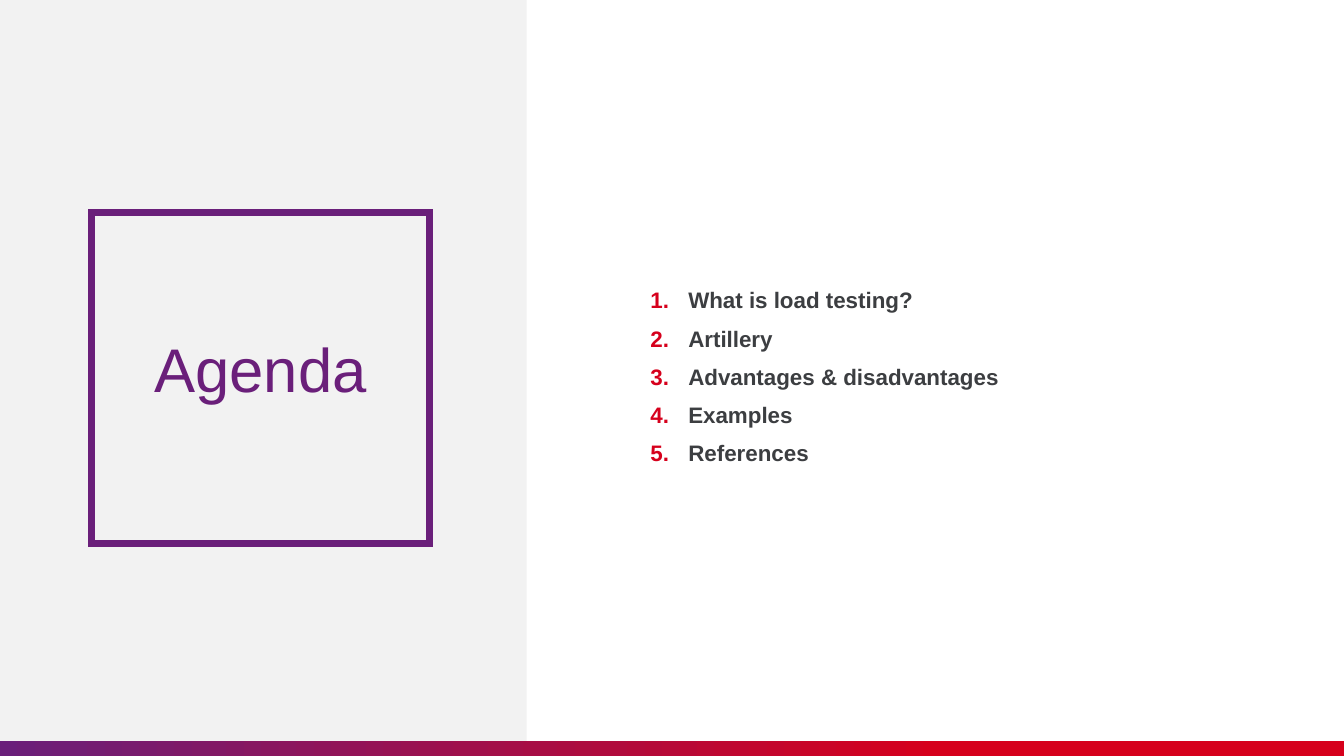
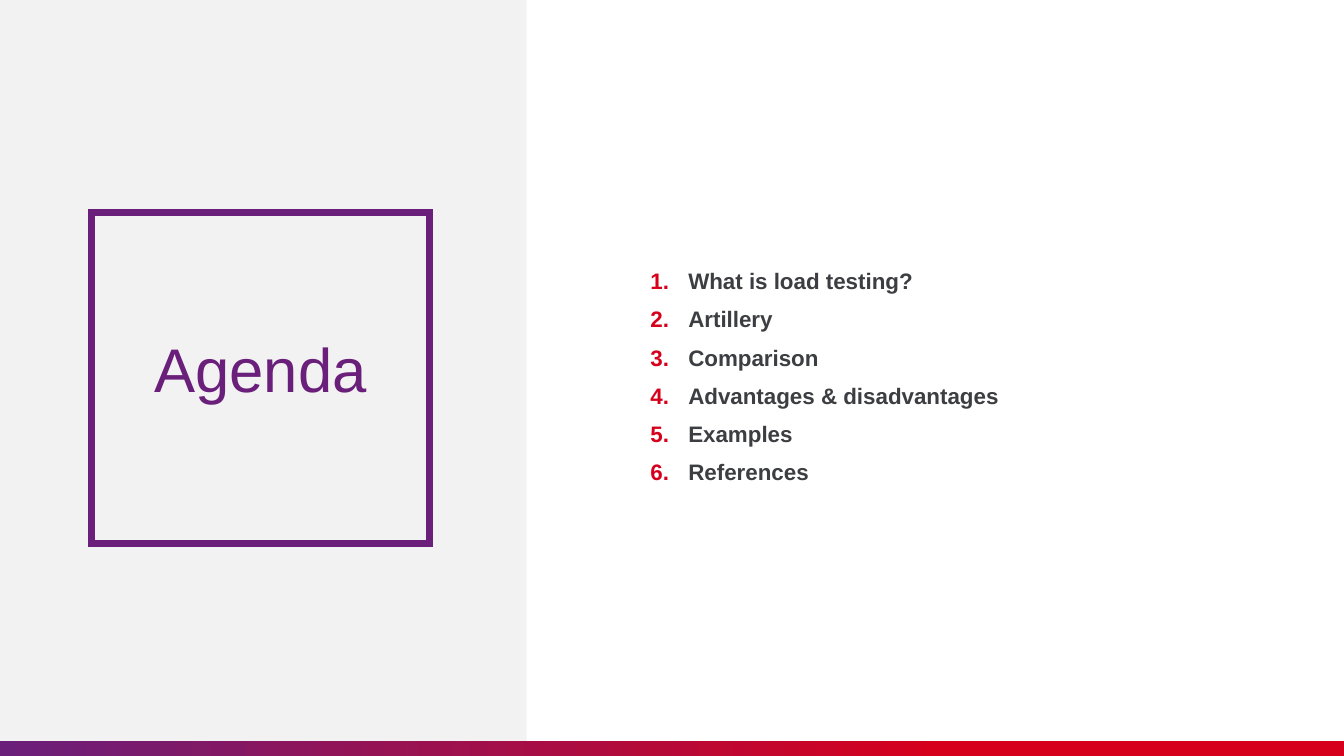
Before and after one commit to nashtech-garage/nodejs-vite-js_load_test, a slide deck: slide 2 of artillery/slide/NT_Artillery.pptx. Drawn at 1344x756 pixels with LibreOffice and Linux fonts; fonts in the diff are those of the drawing. Boxes give left, top, right and bottom in pixels: in the first picture for what was removed or moved away, otherwise in the second. Text is boxed around its words. In the diff, an @@ line names an element or a change of style, - is before the commit and + after.

Commit message:
Update slides

```diff
--- a/artillery/slide/NT_Artillery.pptx
+++ b/artillery/slide/NT_Artillery.pptx
@@ text at (x1=688, y1=349, x2=818, y2=371): paragraph added @@
+3. Comparison
```
Also in this commit, not shown: 2 slides added.
